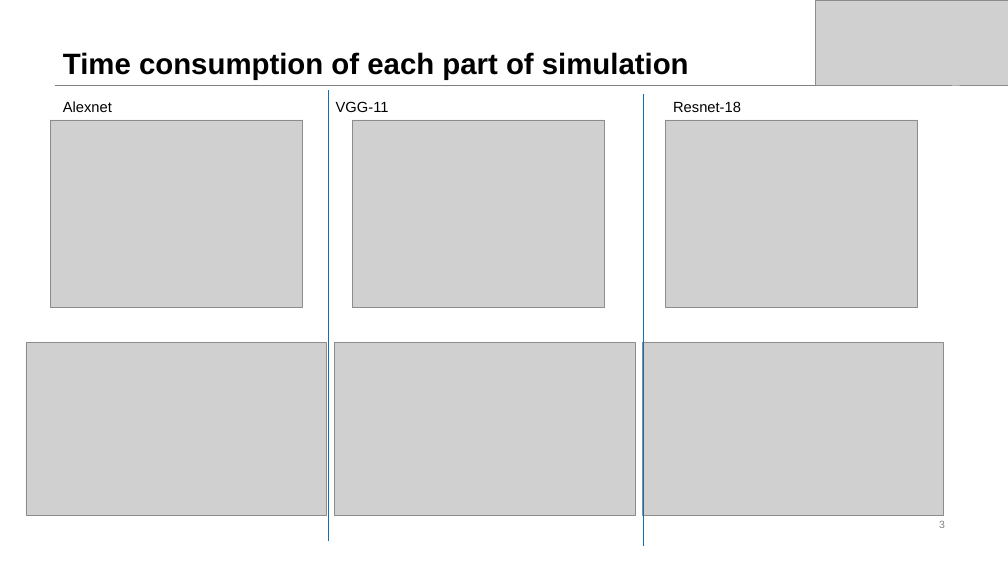
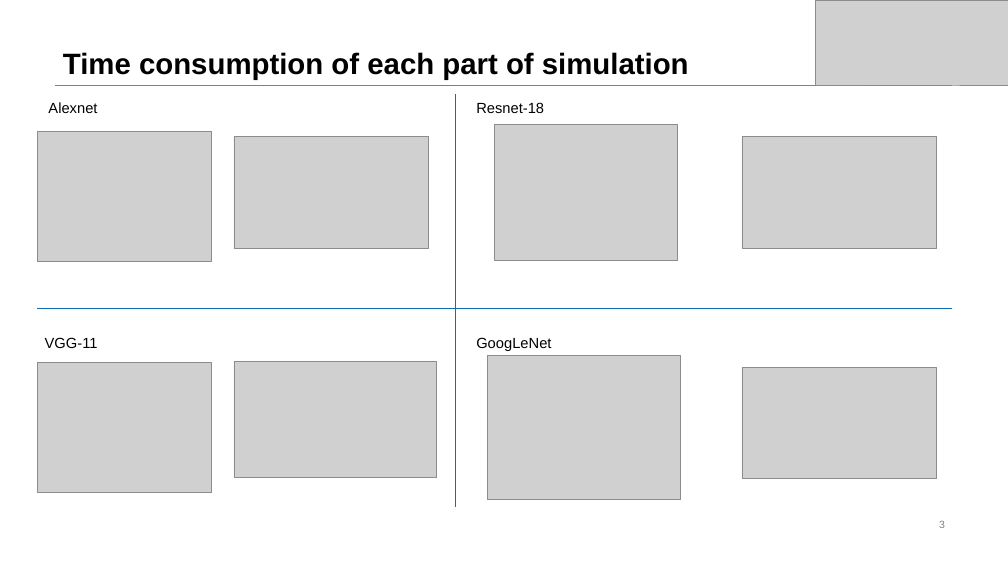
Before and after one commit to dtjgp/GreenAI, a slide deck: slide 3 of presentation/5th_presentation/GreenAI_5th.pptx. Drawn at 1008x567 pixels with LibreOffice and Linux fonts; fonts in the diff are those of the drawing; grey boxes stand for pictures. Boxes give left, top, right and bottom in pixels: in the first picture for what was removed or moved away, otherwise in the second. Text is boxed around its words. In the diff, an @@ line names an element or a change of style, - is before the commit and + after.

```diff
--- a/presentation/5th_presentation/GreenAI_5th.pptx
+++ b/presentation/5th_presentation/GreenAI_5th.pptx
@@ text "Alexnet": place and size @@
-text "Alexnet" at (63,101,112,112)
+text "Alexnet" at (48,102,97,113)
@@ line moved from (328, 541) - (328, 90) to (456, 507) - (456, 95) @@
@@ text "Resnet-18": place and size @@
-text "Resnet-18" at (673,101,741,112)
+text "Resnet-18" at (476,102,544,113)
@@ picture: place and size @@
-picture at (50,120,302,309)
+picture at (37,132,212,262)
@@ picture: place and size @@
-picture at (26,343,327,515)
+picture at (234,137,429,249)
@@ picture: place and size @@
-picture at (666,120,918,309)
+picture at (495,124,678,260)
@@ picture: place and size @@
-picture at (643,343,944,515)
+picture at (742,137,937,249)
@@ line moved from (644, 546) - (644, 95) to (953, 308) - (37, 308) @@
@@ text "VGG-11": place and size @@
-text "VGG-11" at (336,101,389,112)
+text "VGG-11" at (45,337,98,348)
@@ text added at (476,337,551,351), 14 pt, text #000000 @@
+GoogLeNet
@@ picture added at (488,356,680,500) @@
@@ picture: place and size @@
-picture at (353,120,605,309)
+picture at (37,362,212,492)
@@ picture: place and size @@
-picture at (334,343,635,515)
+picture at (234,361,436,478)
@@ picture added at (742,368,937,479) @@
```
Also in this commit, not shown: 3 other slides changed, 3 other files.
